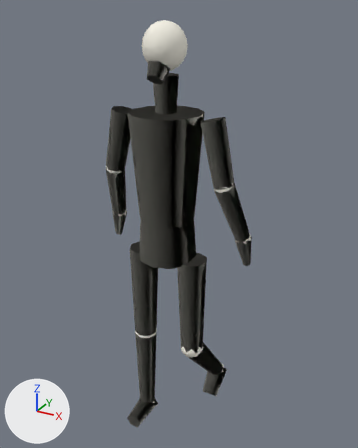
An edit to the glTF model assets/models/skeleton.gltf, drawn before and after from the same camera.
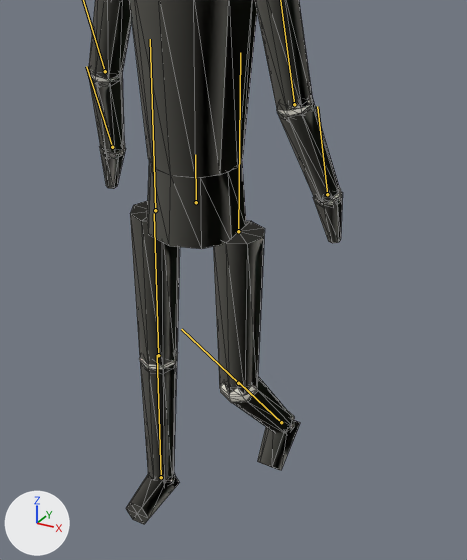
Old and new are each drawn whole from a 50 mm lens placed at (0.975, -1.67, 1.935), pointed at (-0.034, 0.164, 1.018) and again close up on the part from 15% to 90% of the width and 28% to 100% of the height. Arrows for +X, +Y and +Z are at lower left; the lights stay in place. The first two pictures are the older version. Both versions are drawn at frame 0 of the action 'walk'; the numbers are the values there. The bones that change, and the others that lie on the model, are drawn over the model as lines in the close-ups. The close-ups show mesh edges as thin lines.
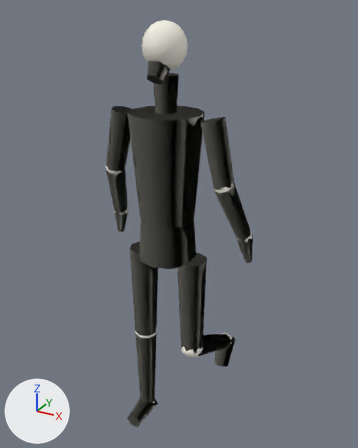
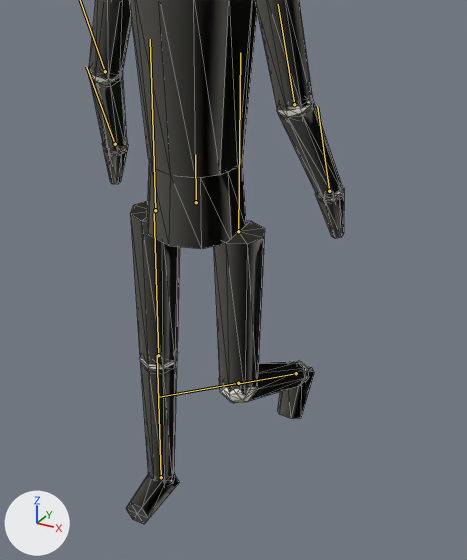
Scene script edits in JSON lines:
```json
{"block": "bone_elbowl", "where": "bone_elbowl = bpy.data.objects['Armature'].pose.bones['elbowL']  # child of 'shoulderL'"}
{"op": "set", "path": "bone_elbowl.rotation_quaternion", "old": "(0.985, 0.174, 0.0, 0.0)", "new": "(0.98, 0.199, 0.0, 0.0)", "note": "degrees (20, 0, 0) -> degrees (23, 0, 0)"}
{"block": "bone_elbowr", "where": "bone_elbowr = bpy.data.objects['Armature'].pose.bones['elbowR']  # child of 'shoulderR'"}
{"op": "set", "path": "bone_elbowr.rotation_quaternion", "old": "(0.985, 0.174, 0.0, 0.0)", "new": "(0.98, 0.199, 0.0, 0.0)", "note": "degrees (20, 0, 0) -> degrees (23, 0, 0)"}
{"block": "bone_kneer", "where": "bone_kneer = bpy.data.objects['Armature'].pose.bones['kneeR']  # child of 'hipR'"}
{"op": "set", "path": "bone_kneer.rotation_quaternion", "old": "(0.939, 0.343, 0.0, 0.0)", "new": "(0.865, 0.501, 0.0, 0.0)", "note": "degrees (40, 0, 0) -> degrees (60, 0, 0)"}
```

Location of each change, [x1, y1, x2, y2] in pixels of the close-ups (467 x 560 px):
```json
{"object": "Mesh_0", "change": "posed", "before": [88, 0, 343, 524], "after": [88, 0, 344, 524]}
{"bone": "elbowR", "before": "(294, 104) to (280, 0)", "after": "(294, 104) to (278, 4)"}
{"bone": "kneeR", "before": "(238, 383) to (181, 329)", "after": "(238, 383) to (159, 397)"}
```
